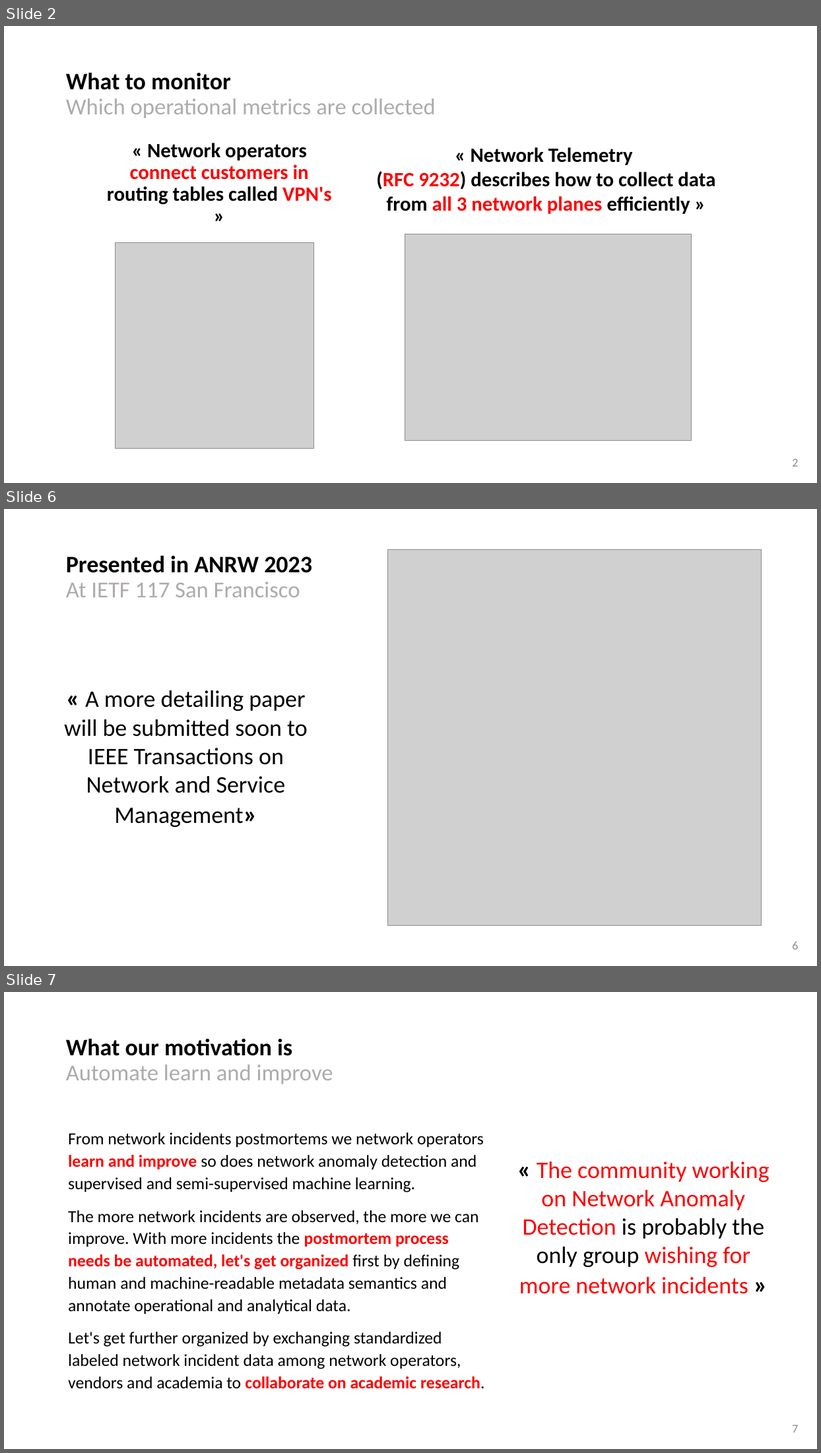
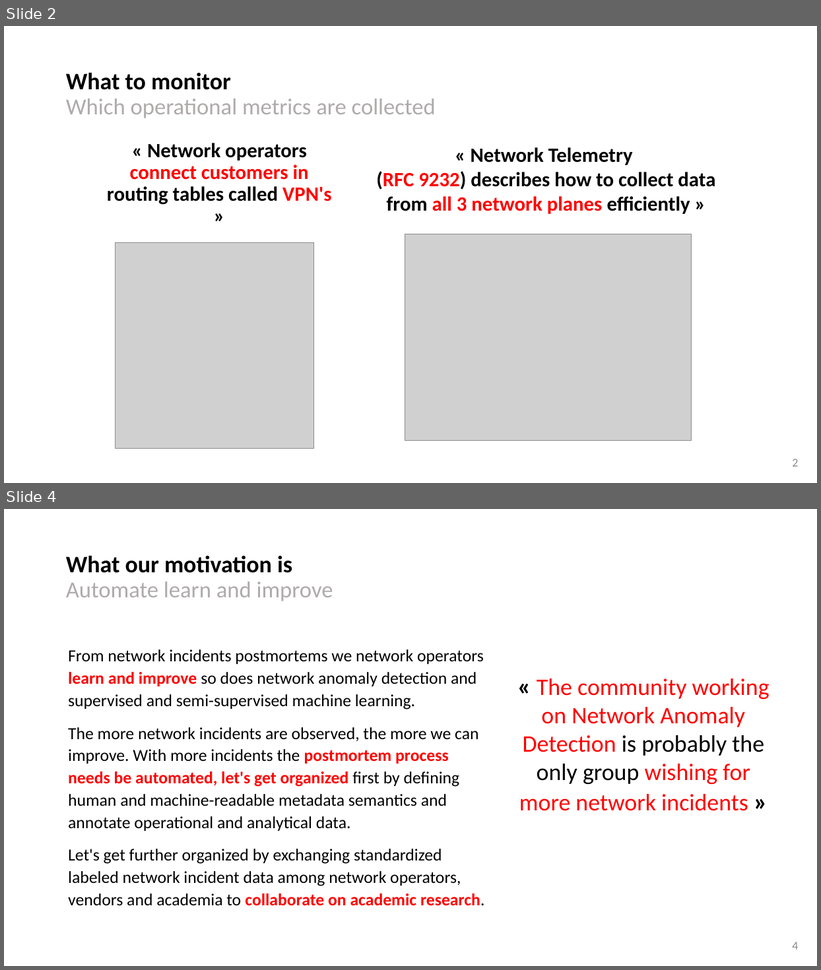
Before and after one commit to network-analytics/ietf-network-analytics-document-status, a slide deck: 119/NMOP/draft-netana-nmop-network-anomaly-semantics-and-lifecycle.pptx. Shown one above the other, each under a label of ours: slides 2, 6 and 7 before the commit, slides 2 and 4 after it; the slides between them are not shown. The pictures are 821x1453 and 821x970 pixels, drawn with LibreOffice and Linux fonts; fonts in the diff are those of the drawing; grey boxes stand for pictures. Boxes give left, top, right and bottom in pixels: in the first picture for what was removed or moved away, otherwise in the second. Text is boxed around its words. In the diff, an @@ line names an element or a change of style, - is before the commit and + after.

```diff
--- a/119/NMOP/draft-netana-nmop-network-anomaly-semantics-and-lifecycle.pptx
+++ b/119/NMOP/draft-netana-nmop-network-anomaly-semantics-and-lifecycle.pptx
@@ slide 6 removed at <box>4,509,817,966</box>, background #FFFFFF @@
@@ title removed at <box>66,555,312,597</box> @@
-Presented in ANRW 2023
-At IETF 117 San Francisco
@@ picture removed at <box>387,550,761,925</box> @@
@@ text removed at <box>64,691,308,827</box> @@
-« A more detailing paper will be submitted soon to IEEE Transactions on Network and Service Management»
@@ page number removed at <box>792,942,798,950</box> @@
-6
@@ what was slide 7 is now slide 4 @@
@@ page number at <box>792,942,798,950</box>: text changed @@
-7
+4
```
Also in this commit, not shown: 2 slides changed, 2 other slides removed, 3 other files.
